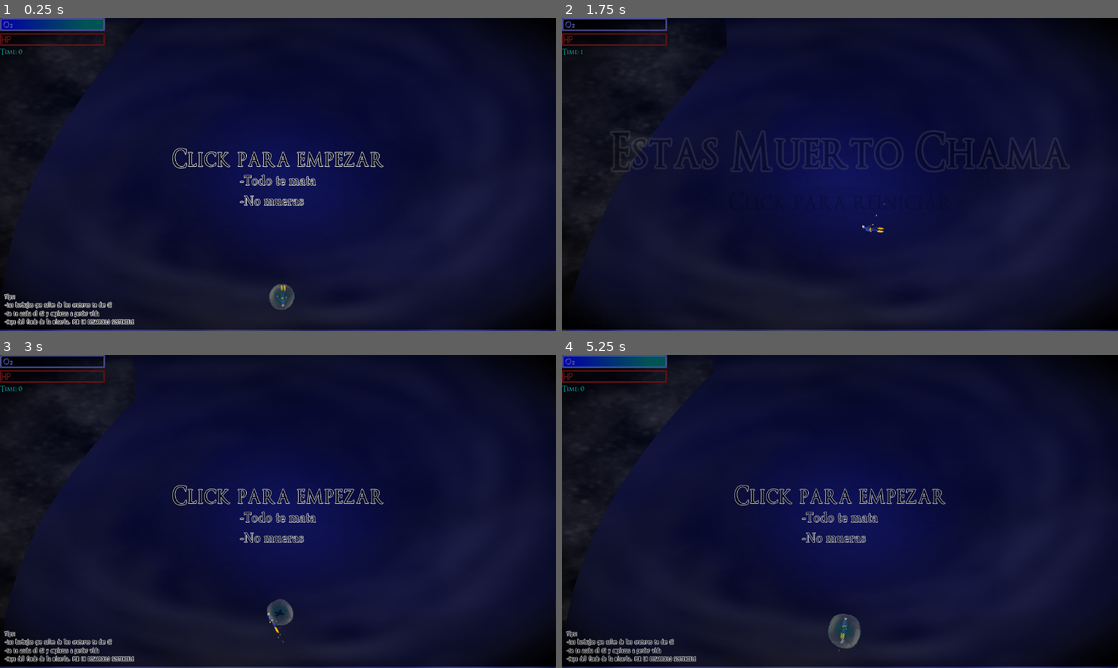
Above: before the commit, frames 1-4 (two rows, left to right).
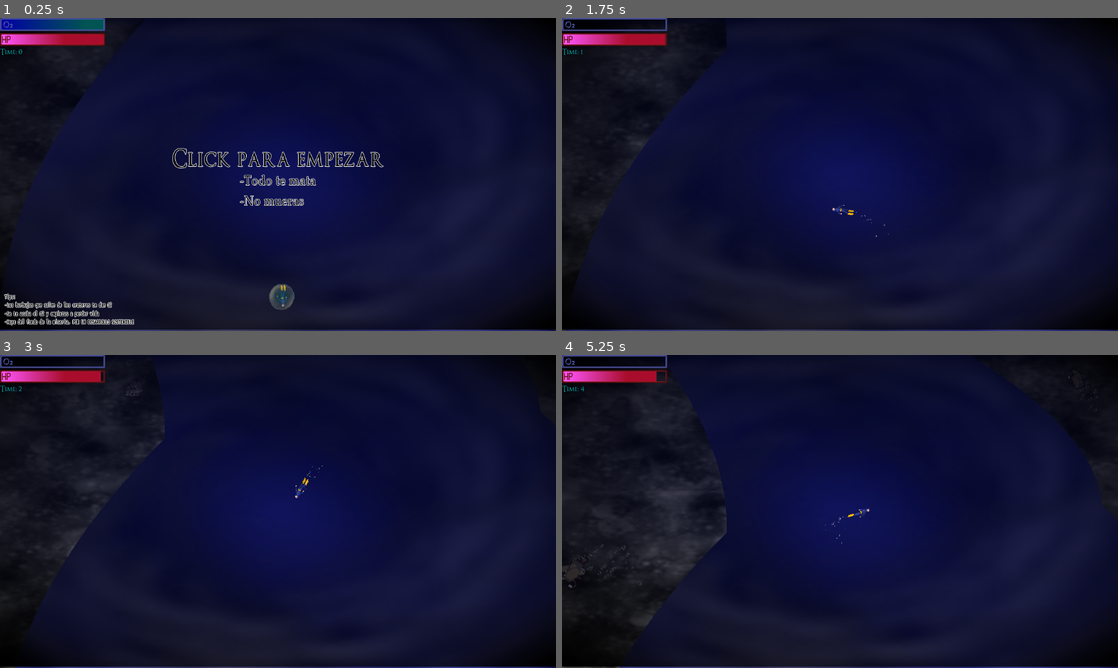
Above: after the commit, the same moments.

Repository: KnGod667/GGJ2025
Game: Godot game, scene res://scenes/main scene.tscn
The game is run twice, just before and just after one commit, with the same random seed, the same clock (stepped at 60 frames per second) and the same inputs.
Inputs (mouse positions are in pixels of both pictures, inside the frame that each line leads up to):
- Up to frame 1 (0.25 s): no input
- Up to frame 2 (1.75 s): tap Enter at 0.5 s; move the mouse to (962, 158) at 0.52 s; press the mouse at (962, 158) at 0.53 s; move the mouse to (728, 190) at 1.27 s; release the mouse at (728, 190) at 1.28 s; click (728, 190) at 1.35 s
- Up to frame 3 (3 s): move the mouse to (333, 442) at 2.02 s; press the mouse at (333, 442) at 2.03 s; move the mouse to (250, 574) at 2.77 s; release the mouse at (250, 574) at 2.78 s; click (250, 574) at 2.85 s
- Up to frame 4 (5.25 s): move the mouse to (1006, 558) at 3.52 s; press the mouse at (1006, 558) at 3.53 s; move the mouse to (673, 464) at 4.27 s; release the mouse at (673, 464) at 4.28 s; click (673, 464) at 4.35 s; move the mouse to (867, 511) at 5.02 s; press the mouse at (867, 511) at 5.03 s

The runs differ from the first frame. In frame 1, 0.6% of the frame differs, in the area x 0-19%, y 5-9%; in frame 2, 0.7%; in frame 3, 4.2%; in frame 4, 7.5%, in the area x 0-100%, y 0-100%.

Commit message:
lastone almost

Diff:
--- a/scenes/CONTROL_UI/ui.tscn
+++ b/scenes/CONTROL_UI/ui.tscn
@@ -119,6 +119,7 @@
 
 [node name="Vida_ProgressBar" type="TextureProgressBar" parent="CanvasLayer/VBoxContainer"]
 layout_mode = 2
+max_value = 50.0
 texture_over = ExtResource("3_eqbcq")
 texture_progress = SubResource("GradientTexture2D_ndvk2")
 
--- a/scenes/mobs/o2_burbuja.tscn
+++ b/scenes/mobs/o2_burbuja.tscn
@@ -92,6 +92,7 @@
 [sub_resource type="CircleShape2D" id="CircleShape2D_hjn7h"]
 
 [node name="o2_burbuja" type="RigidBody2D"]
+modulate = Color(0.363832, 1, 0.849509, 1)
 position = Vector2(1, 3)
 mass = 0.1
 gravity_scale = -0.1
--- a/scenes/obstacles/generador.tscn
+++ b/scenes/obstacles/generador.tscn
@@ -4,7 +4,8 @@
 [ext_resource type="Texture2D" uid="uid://ck0gtu4q58tj7" path="res://resources/sprites_prueba/ELHUECODEXAVIER.png" id="2_3jpt6"]
 
 [node name="Generador" type="Node2D"]
-modulate = Color(0.361357, 0.377377, 0.737302, 1)
+modulate = Color(0.615307, 0.646373, 0.907891, 1)
+scale = Vector2(1.45, 1.45)
 script = ExtResource("1_o5jrp")
 
 [node name="Sprite2D" type="Sprite2D" parent="."]
--- a/scripts/global_variables.gd
+++ b/scripts/global_variables.gd
@@ -7,9 +7,9 @@
 @export var life_loss_rate = 1
 @export var o2_loss_rate = 0.05
 
-@export var vida = 1.0
+@export var vida = 50.0
 @export var o2 = 1.0
-@export var spawn_fish = 2
+@export var spawn_fish = 1.5
 @export var spawn_rock = 1
 var score = 0.0
 
@@ -17,9 +17,9 @@
 	paused = val
 
 func reload():
-	vida = 1.0
+	vida = 50.0
 	o2 = 1.0
-	spawn_fish = 2
+	spawn_fish = 1.5
 	spawn_rock = 1
 	score = 0.0
 	dead = false
@@ -33,9 +33,9 @@
 	if !paused:
 		score+=delta
 		if floor(score) == max:
-			max += 5
-			spawn_fish -= 0.2
-			spawn_rock -= 0.2
+			max += 10
+			spawn_fish -= 0.1
+			spawn_rock -= 0.1
 		if o2 > 0:
 			o2 -= o2_loss_rate * delta
 		else:
